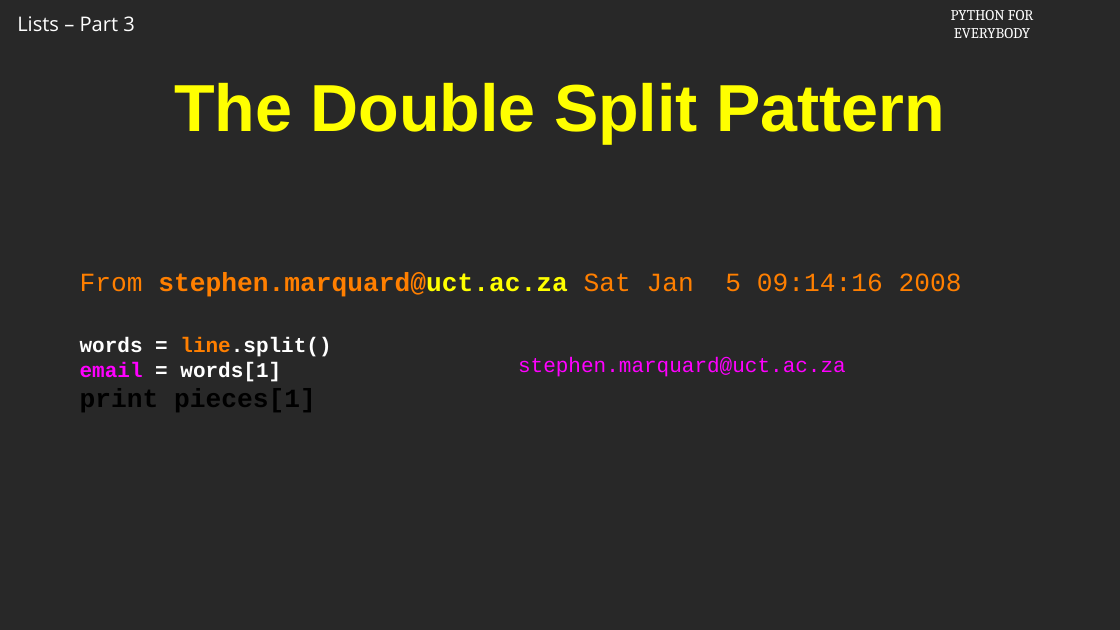
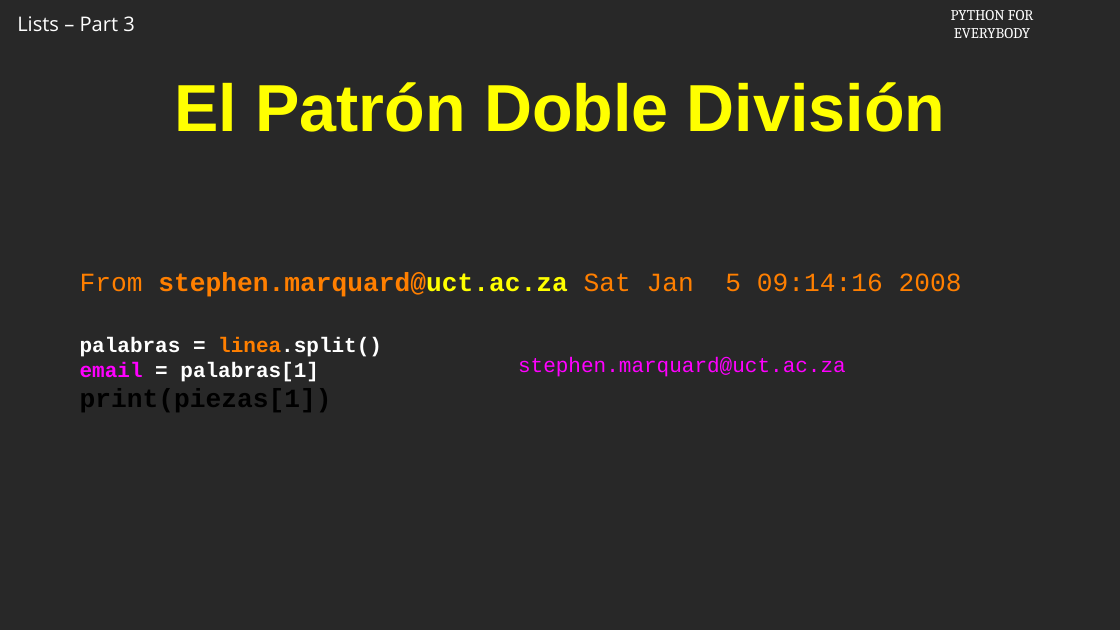
Before and after one commit to csev/py4e, a slide deck: slide 5 of ai/8.3.pptx. Drawn at 1120x630 pixels with LibreOffice and Linux fonts; fonts in the diff are those of the drawing; background and template pictures are left out. Boxes give left, top, right and bottom in pixels: in the first picture for what was removed or moved away, otherwise in the second. Text is boxed around its words. In the diff, an @@ line names an element or a change of style, - is before the commit and + after.

```diff
--- a/ai/8.3.pptx
+++ b/ai/8.3.pptx
@@ text at (x1=174, y1=82, x2=945, y2=132): text changed @@
-The Double Split Pattern
+El Patrón Doble División
@@ text at (x1=80, y1=337, x2=382, y2=416): text changed @@
-words = line.split()
-email = words[1]
-print pieces[1]
+palabras = linea.split()
+email = palabras[1]
+print(piezas[1])
```
Also in this commit, not shown: 7 other slides changed, 1 slide added, 1 slide removed.
